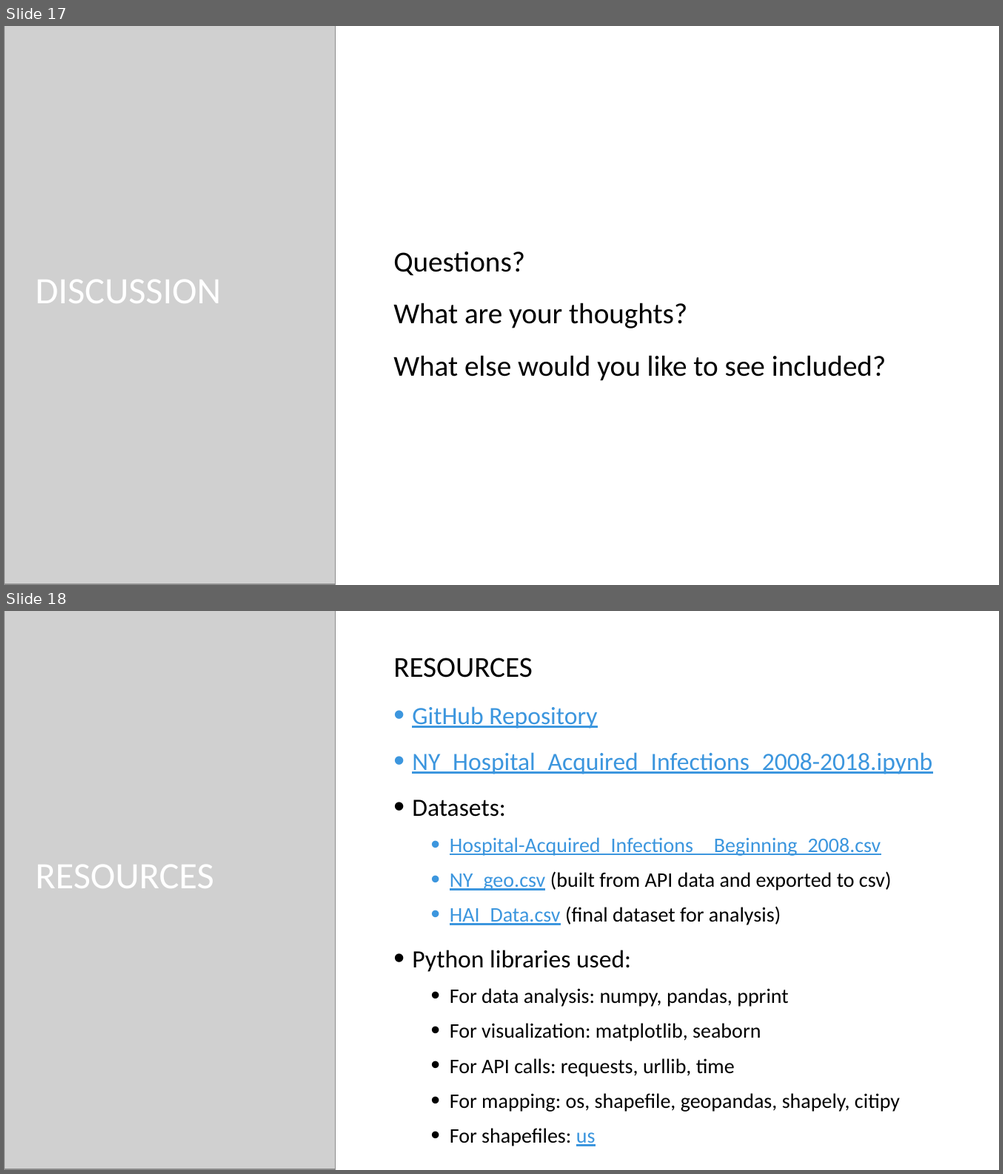
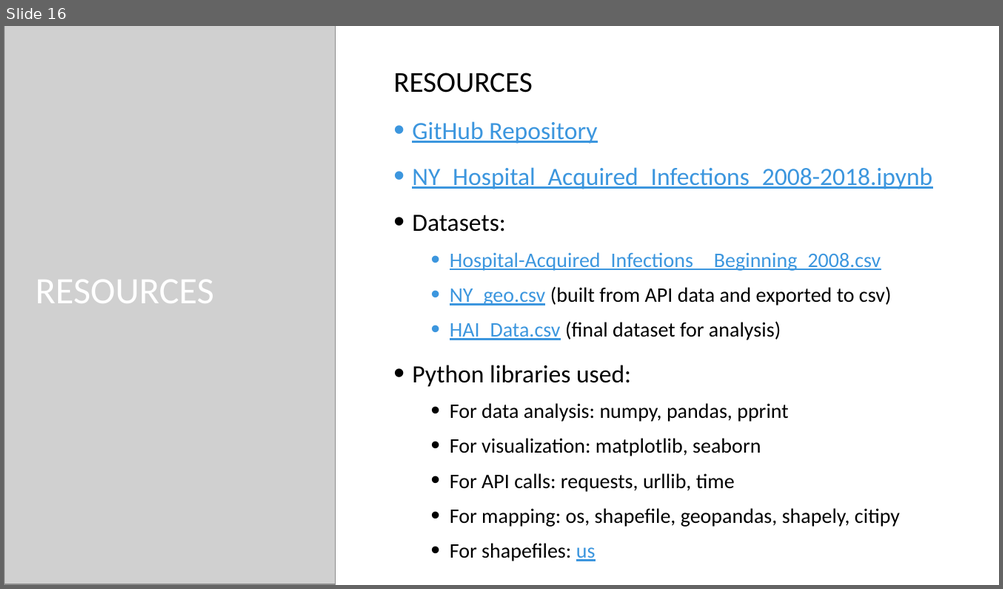
Before and after one commit to bethperry/HAI_Analysis, a slide deck: Hospital Acquired Infections in NY - Analysis and Summary.pptx. Shown one above the other, each under a label of ours: slides 17 and 18 before the commit, slide 16 after it. The pictures are 1003x1174 and 1003x589 pixels, drawn with LibreOffice and Linux fonts; fonts in the diff are those of the drawing; grey boxes stand for pictures; background and template pictures are left out. Boxes give left, top, right and bottom in pixels: in the first picture for what was removed or moved away, otherwise in the second. Text is boxed around its words. In the diff, an @@ line names an element or a change of style, - is before the commit and + after.

```diff
--- a/Hospital Acquired Infections in NY - Analysis and Summary.pptx
+++ b/Hospital Acquired Infections in NY - Analysis and Summary.pptx
@@ slide 17 removed at [4,26,999,585], background picture (left out); not listed: 14 template elements that a slide beside it also shows @@
@@ rectangle removed at [4,26,999,585] @@
@@ picture removed at [4,26,336,585] @@
@@ picture removed at [4,26,336,585] @@
@@ text removed at [393,252,885,381] @@
-Questions?
-What are your thoughts?
-What else would you like to see included?
@@ title removed at [35,280,221,304] @@
-DISCUSSION
@@ group removed at [4,26,91,585]: 7 freeform shapes, 1 rectangle @@
@@ group removed at [4,26,94,585]: 9 freeform shapes, 2 rectangles @@
@@ what was slide 18 is now slide 16 @@
```
Also in this commit, not shown: 12 slides changed, 2 slides added, 3 other slides removed.
